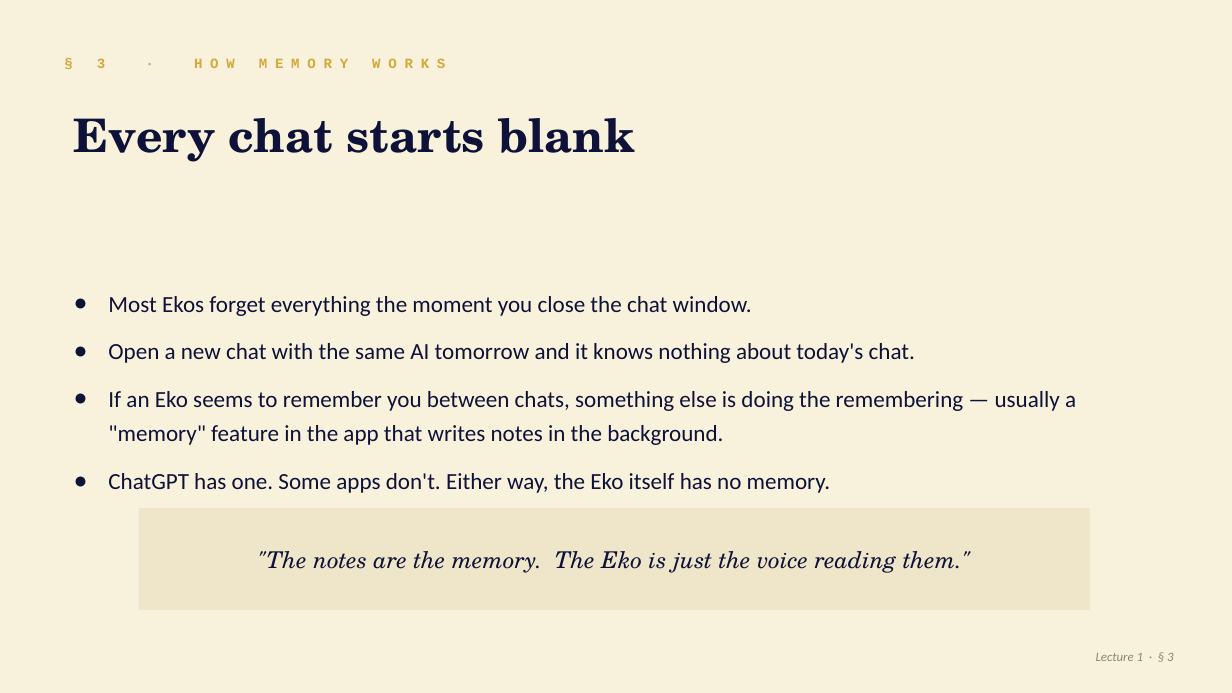
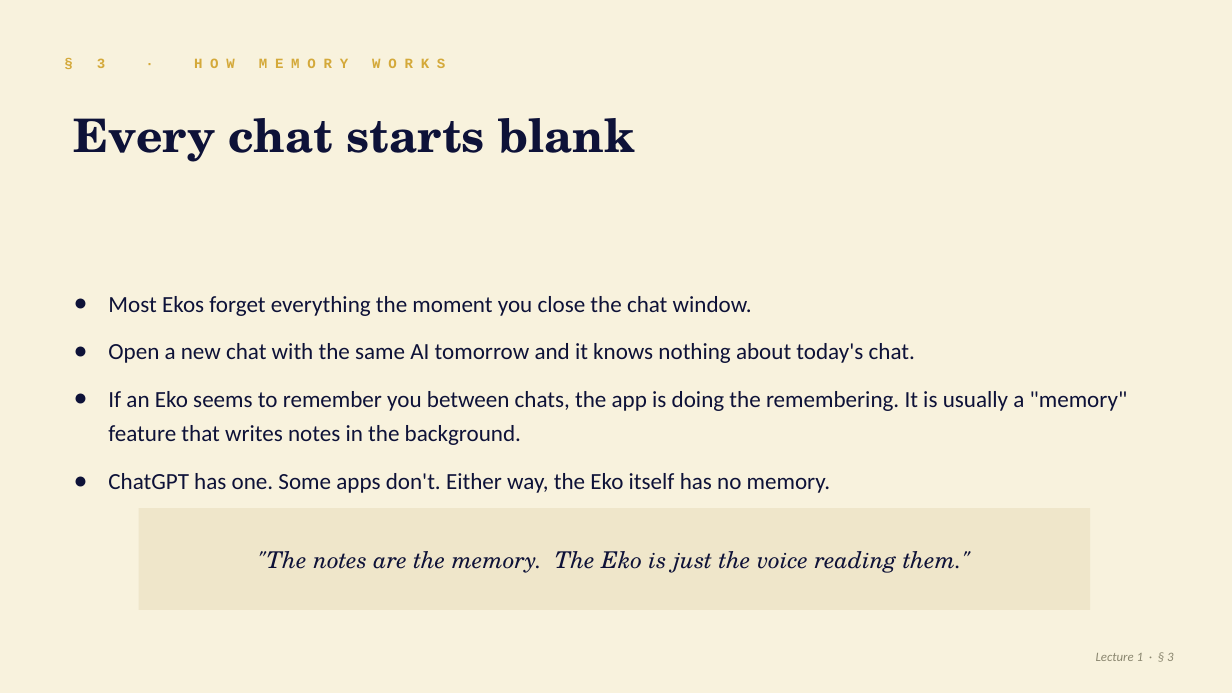
Before and after one commit to DerekSleepfield/webs-aight, a slide deck: slide 12 of assets/introduction-to-bobology.pptx. Drawn at 1232x693 pixels with LibreOffice and Linux fonts; fonts in the diff are those of the drawing. Boxes give left, top, right and bottom in pixels: in the first picture for what was removed or moved away, otherwise in the second. Text is boxed around its words. In the diff, an @@ line names an element or a change of style, - is before the commit and + after.

Commit message:
bobology lecture 1: deck audit + Lecture/Lesson reconciliation
assets/introduction-to-bobology.pptx + .pdf:
- Fixed "Bobbology" -> "Bobology" typo on slide 1 title (one-B
  discipline rule); kicker stayed "BOBOLOGY".
- Cleaned 8 splice em-dashes across slides 3, 5, 6, 9, 13, 15.
  Decision Gate headline on slide 15 now uses commas, not em-dashes,
  around "not the AI". Visual weight preserved.
- Synced slide 8 (How an Eko Works) prose with the cleaned L1.html
  Science section: varied openers across 4 bullets to break up the
  "It is... It is... It has..." anaphora pile-up.
- Synced slide 12 (memory) bullet 3: em-dash splice replaced with
  two clean sentences matching the lesson's voice.
- PDF regenerated via LibreOffice from the edited pptx.

introduction-to-bobology.html:
- Renamed "Lecture I" -> "Lesson 1" in browser title, kicker, and
  both colophons. Long-form lessons now consistently use "Lesson N"
  (matching L2-L5); slide deck retains "Lecture N" branding.
- Browser title format brought into line with L3-L5 pattern:
  "Lesson 1: Introduction to Bobology - Derek Wakefield".
- "Subsequent lectures" -> "Subsequent lessons" in the Science
  colophon for the same reason.

presentations/bobology/2026-05-09-introduction-to-bobology.qmd:
- Em-dash splice in description -> colon.

```diff
--- a/assets/introduction-to-bobology.pptx
+++ b/assets/introduction-to-bobology.pptx
@@ text at (108, 391, 1024, 445): text changed @@
-● If an Eko seems to remember you between chats, something else is doing the remembering — usually a "memory" feature in the app that writes notes in the background.
+● If an Eko seems to remember you between chats, the app is doing the remembering. It is usually a "memory" feature that writes notes in the background.
```
Also in this commit, not shown: 8 other slides changed, 3 other files.
